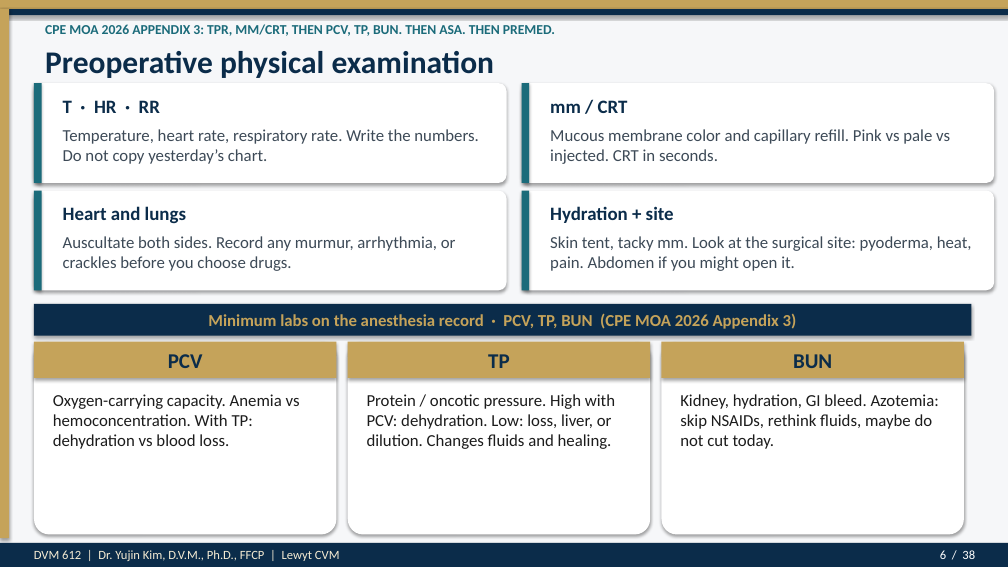
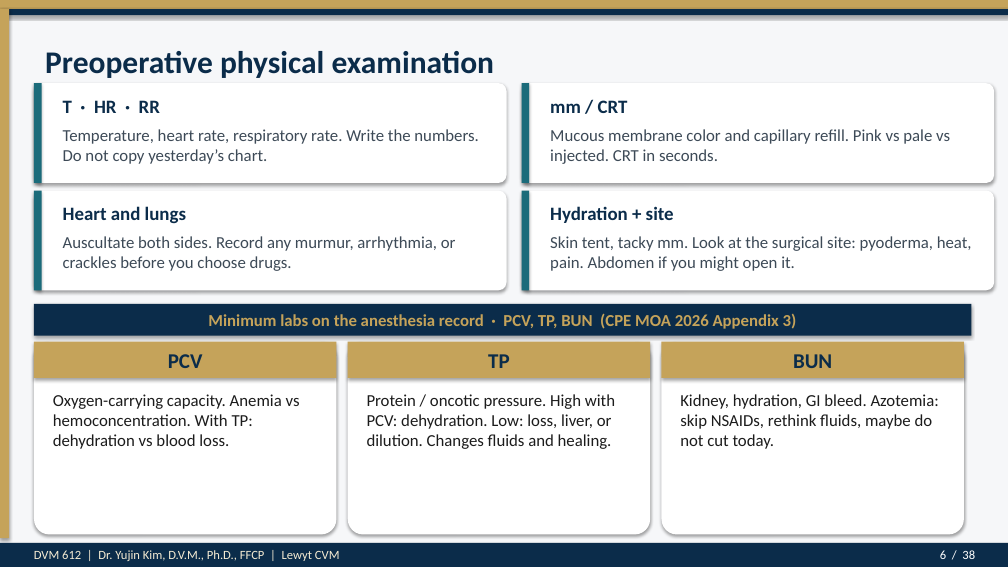
Before and after one commit to drkimvet/happycare, a slide deck: slide 6 of lectures/DVM-612_Week4_Preop_PatientPrep_Postop.pptx. Drawn at 1008x567 pixels with LibreOffice and Linux fonts; fonts in the diff are those of the drawing. Boxes give left, top, right and bottom in pixels: in the first picture for what was removed or moved away, otherwise in the second. Text is boxed around its words. In the diff, an @@ line names an element or a change of style, - is before the commit and + after.

```diff
--- a/lectures/DVM-612_Week4_Preop_PatientPrep_Postop.pptx
+++ b/lectures/DVM-612_Week4_Preop_PatientPrep_Postop.pptx
@@ text removed at [45, 24, 555, 36] @@
-CPE MOA 2026 APPENDIX 3: TPR, MM/CRT, THEN PCV, TP, BUN. THEN ASA. THEN PREMED.
```
Also in this commit, not shown: 34 other slides changed, 2 other files.
